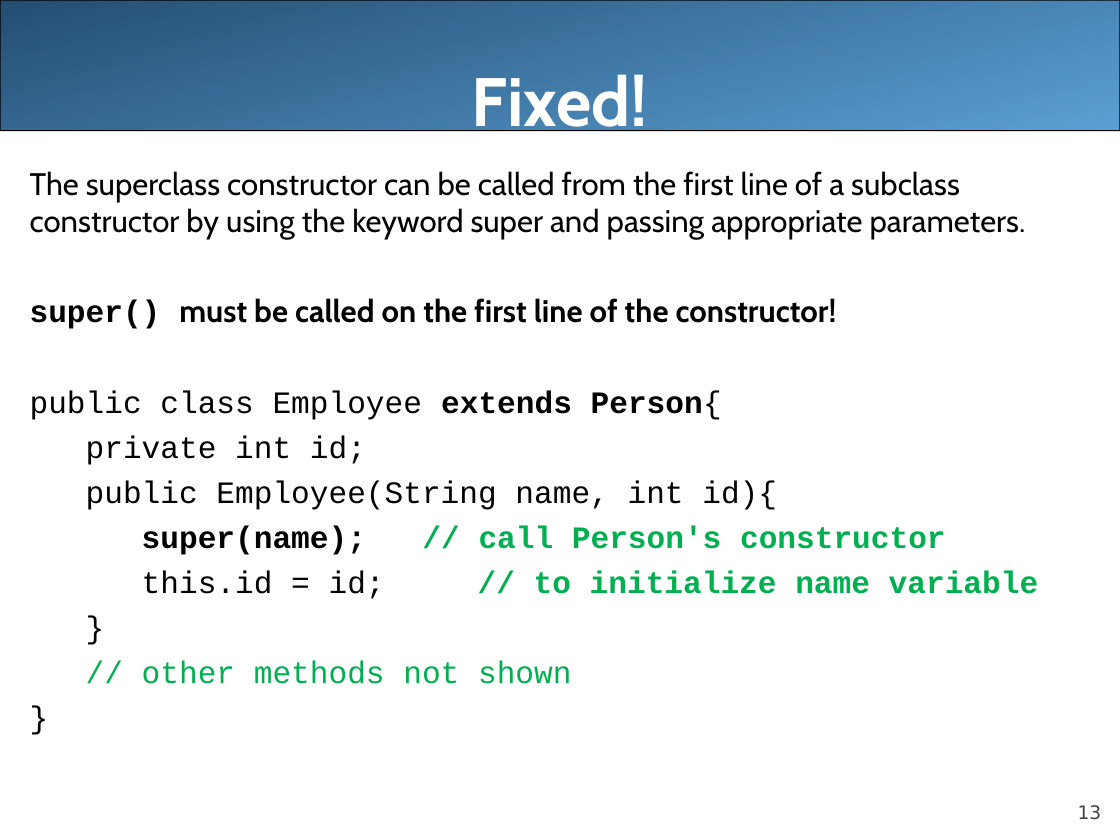
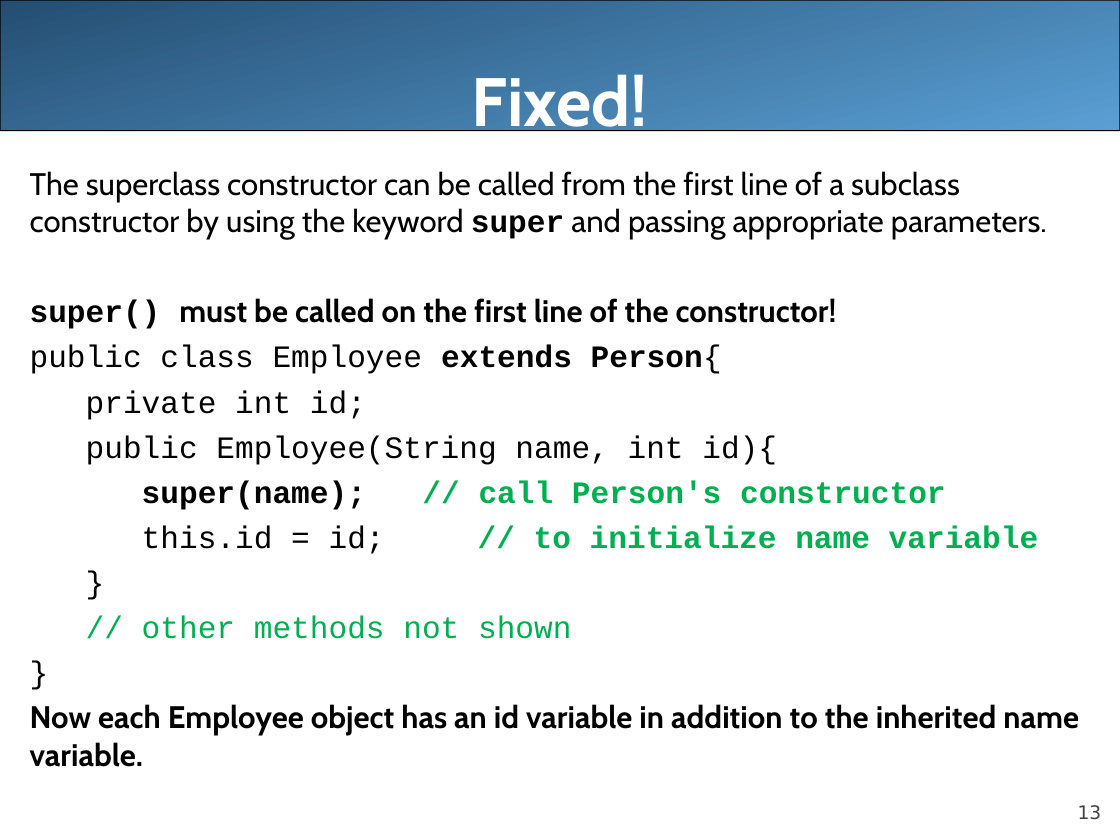
Before and after one commit to LongBaoNguyen/longbaonguyen.github.io, a slide deck: slide 13 of courses/apcsa/lecture21.ppt. Drawn at 1120x840 pixels with LibreOffice and Linux fonts; fonts in the diff are those of the drawing. Boxes give left, top, right and bottom in pixels: in the first picture for what was removed or moved away, otherwise in the second. Text is boxed around its words. In the diff, an @@ line names an element or a change of style, - is before the commit and + after.

```diff
--- a/courses/apcsa/lecture21.ppt
+++ b/courses/apcsa/lecture21.ppt
@@ text at (x1=30, y1=171, x2=1047, y2=240): font Cabin to Courier New, bold on in "super" @@
@@ text at (x1=30, y1=704, x2=1079, y2=767): paragraph added @@
+Now each Employee object has an id variable in addition to the inherited name variable.
```
Also in this commit, not shown: 10 other slides changed, 14 slides added, 9 slides removed, 5 other files.
